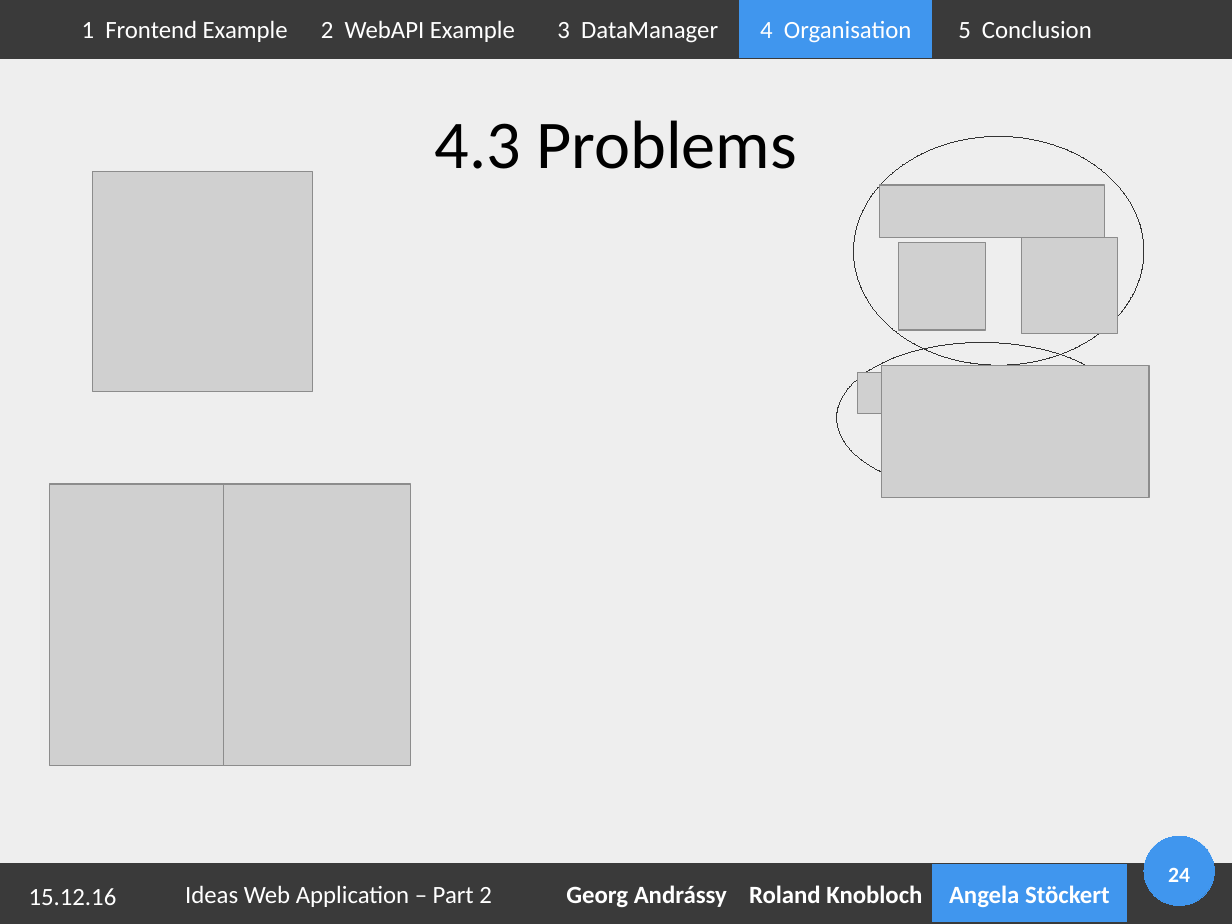
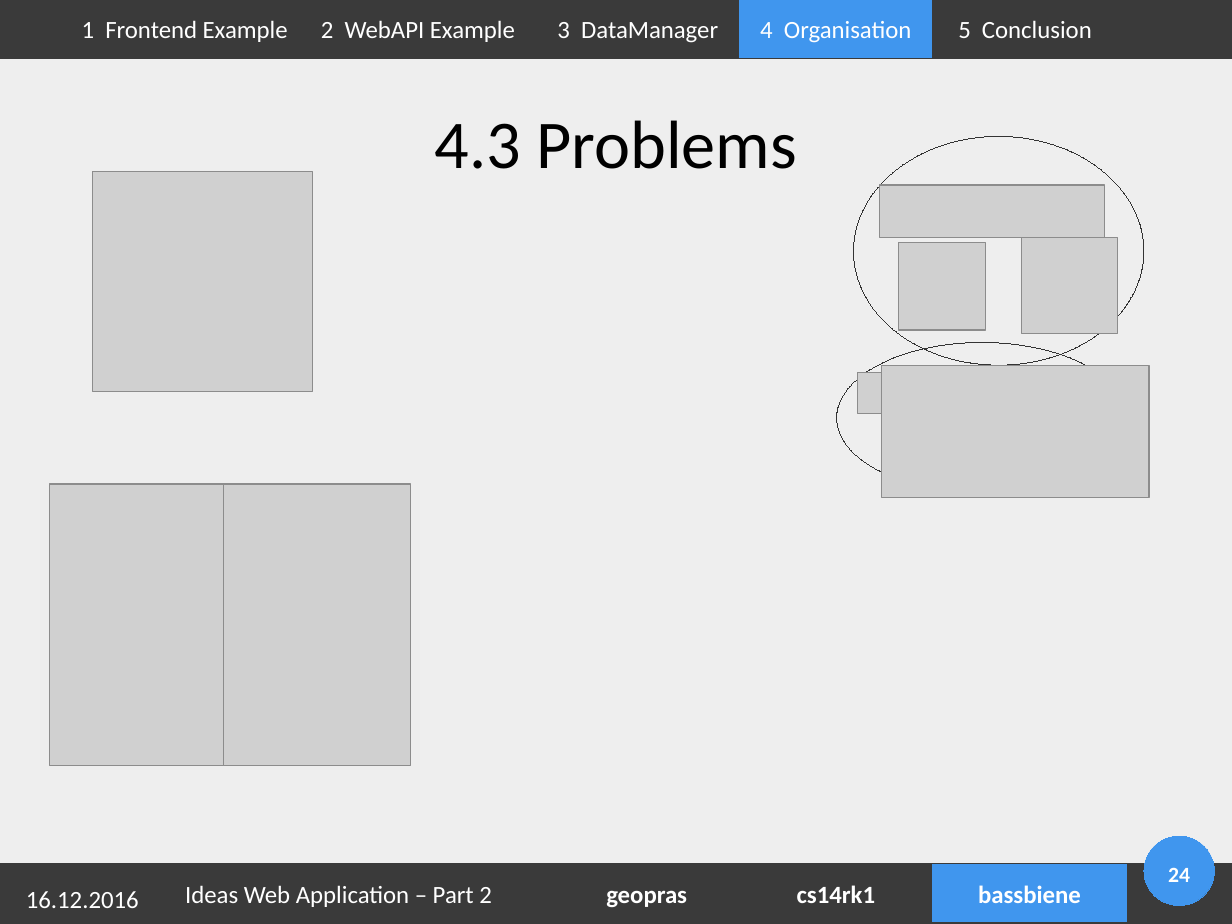
Before and after one commit to Geopras/IdeaWatcher, a slide deck: slide 24 of presentation/part2.odp. Drawn at 1232x924 pixels with LibreOffice and Linux fonts; fonts in the diff are those of the drawing; grey boxes stand for pictures; background and template pictures are left out. Boxes give left, top, right and bottom in pixels: in the first picture for what was removed or moved away, otherwise in the second. Text is boxed around its words. In the diff, an @@ line names an element or a change of style, - is before the commit and + after.

```diff
--- a/presentation/part2.odp
+++ b/presentation/part2.odp
@@ text at (26,891,139,908): text changed @@
-15.12.16
+16.12.2016
@@ text in rectangle at (606,890,687,907): text changed @@
-Georg Andrássy
+geopras
@@ text in rectangle at (797,885,875,903): text changed @@
-Roland Knobloch
+cs14rk1
@@ text in rectangle at (978,885,1081,903): text changed @@
-Angela Stöckert
+bassbiene
```
Also in this commit, not shown: 28 other slides changed, 8 other files.
